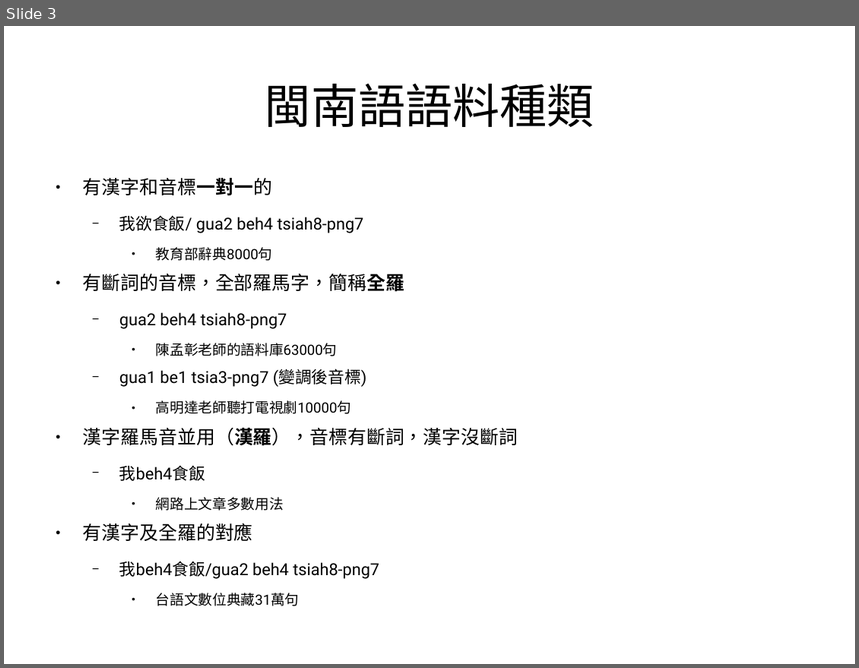
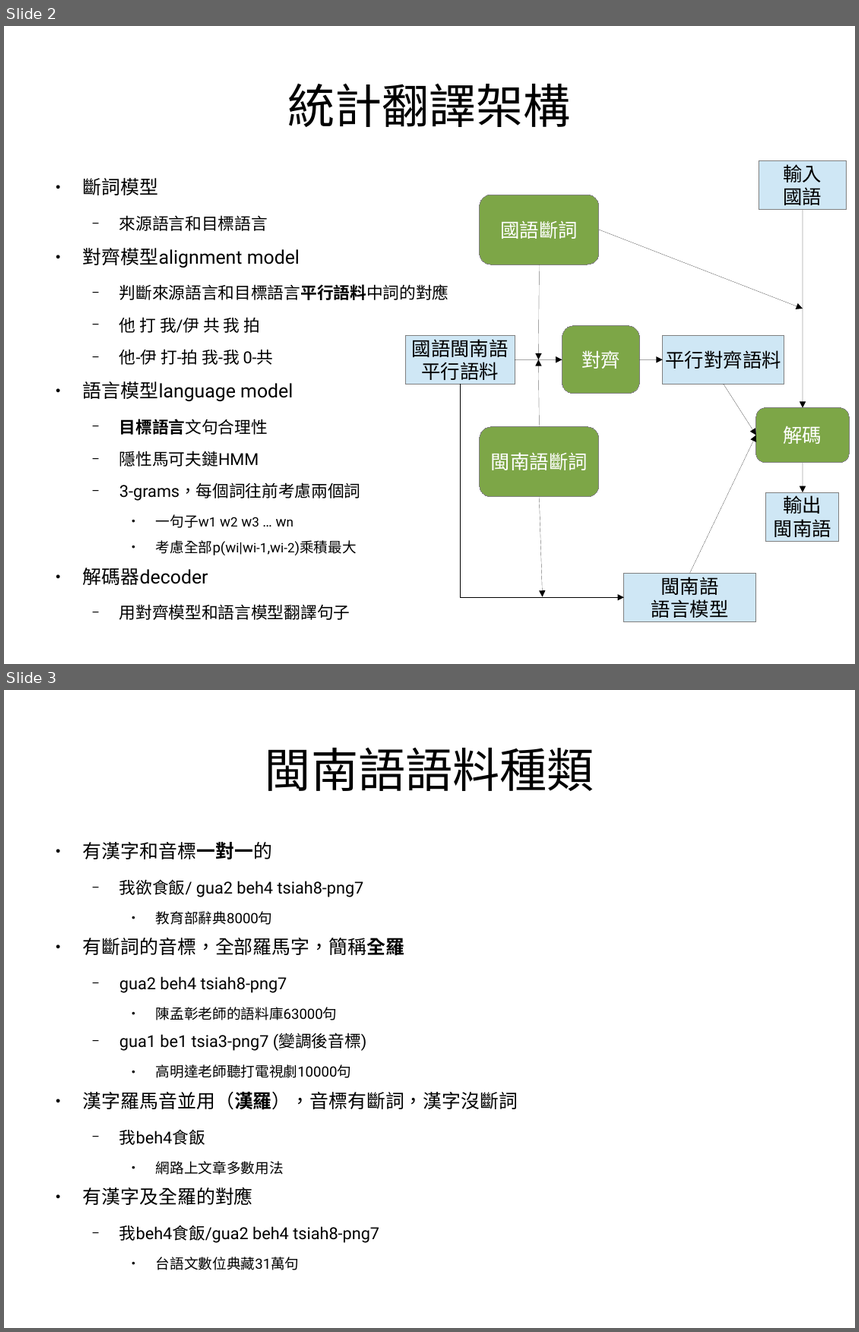
Before and after one commit to sih4sing5hong5/po3-ko3_tau5-iann2-phinn3, a slide deck: 翻譯報告.odp. Shown one above the other, each under a label of ours: slide 3 before the commit, slides 2 and 3 after it. The pictures are 859x668 and 859x1332 pixels, drawn with LibreOffice and Linux fonts; fonts in the diff are those of the drawing. Boxes give left, top, right and bottom in pixels: in the first picture for what was removed or moved away, otherwise in the second. Text is boxed around its words. In the diff, an @@ line names an element or a change of style, - is before the commit and + after.

```diff
--- a/翻譯報告.odp
+++ b/翻譯報告.odp
@@ slide 2 added at (x1=4, y1=26, x2=855, y2=664), background #FFFFFF @@
@@ title added at (x1=287, y1=83, x2=570, y2=127), 44 pt, text #000000 @@
+統計翻譯架構
@@ rectangle added at (x1=759, y1=161, x2=847, y2=209), fill #CFE7F5, outline #808080 0 pt, 18 pt, text #000000 @@
+輸入
+國語
@@ text added at (x1=83, y1=178, x2=449, y2=620), 15.4 pt, text #000000 @@
+● 斷詞模型
+  − 來源語言和目標語言
+● 對齊模型alignment model
+  − 判斷來源語言和目標語言平行語料中詞的對應
+  − 他 打 我/伊 共 我 拍
+  − 他-伊 打-拍 我-我 0-共
+● 語言模型language model
+  − 目標語言文句合理性
+  − 隱性馬可夫鏈HMM
+  − 3-grams，每個詞往前考慮兩個詞
+    ● 一句子w1 w2 w3 … wn
+    ● 考慮全部p(wi|wi-1,wi-2)乘積最大
+● 解碼器decoder
+  − 用對齊模型和語言模型翻譯句子
@@ rounded rectangle added at (x1=480, y1=195, x2=600, y2=265), fill #7DA647, outline #808080 0 pt, 18 pt, text #FFFFFF @@
+國語斷詞
@@ arrow added from (600, 230) to (804, 309), #000000 0 pt @@
@@ arrow added from (804, 209) to (804, 408), #000000 0 pt @@
@@ arrow added from (539, 265) to (538, 360), #000000 0 pt @@
@@ rectangle added at (x1=405, y1=336, x2=515, y2=385), fill #CFE7F5, outline #808080 0 pt, 18 pt, text #000000 @@
+國語閩南語
+平行語料
@@ rounded rectangle added at (x1=563, y1=326, x2=639, y2=395), fill #7DA647, outline #808080 0 pt, 18 pt, text #FFFFFF @@
+對齊
@@ rectangle added at (x1=663, y1=336, x2=784, y2=385), fill #CFE7F5, outline #808080 0 pt, 18 pt, text #000000 @@
+平行對齊語料
@@ arrow added from (515, 360) to (563, 360), #000000 0 pt @@
@@ arrow added from (539, 427) to (538, 360), #000000 0 pt @@
@@ arrow added from (639, 360) to (663, 360), #000000 0 pt @@
@@ elbow arrow added from (461, 385) to (624, 598), #000000 0 pt @@
@@ arrow added from (724, 385) to (756, 436), #000000 0 pt @@
@@ rounded rectangle added at (x1=756, y1=408, x2=849, y2=463), fill #7DA647, outline #808080 0 pt, 18 pt, text #FFFFFF @@
+解碼
@@ rounded rectangle added at (x1=480, y1=427, x2=600, y2=497), fill #7DA647, outline #808080 0 pt, 18 pt, text #FFFFFF @@
+閩南語斷詞
@@ arrow added from (690, 574) to (756, 436), #000000 0 pt @@
@@ arrow added from (804, 462) to (804, 493), #000000 0 pt @@
@@ arrow added from (539, 497) to (542, 598), #000000 0 pt @@
@@ rectangle added at (x1=766, y1=493, x2=839, y2=541), fill #CFE7F5, outline #808080 0 pt, 18 pt, text #000000 @@
+輸出
+閩南語
@@ rectangle added at (x1=624, y1=574, x2=756, y2=623), fill #CFE7F5, outline #808080 0 pt, 18 pt, text #000000 @@
+閩南語
+語言模型
```
Also in this commit, not shown: 1 slide changed, 2 other slides added.
